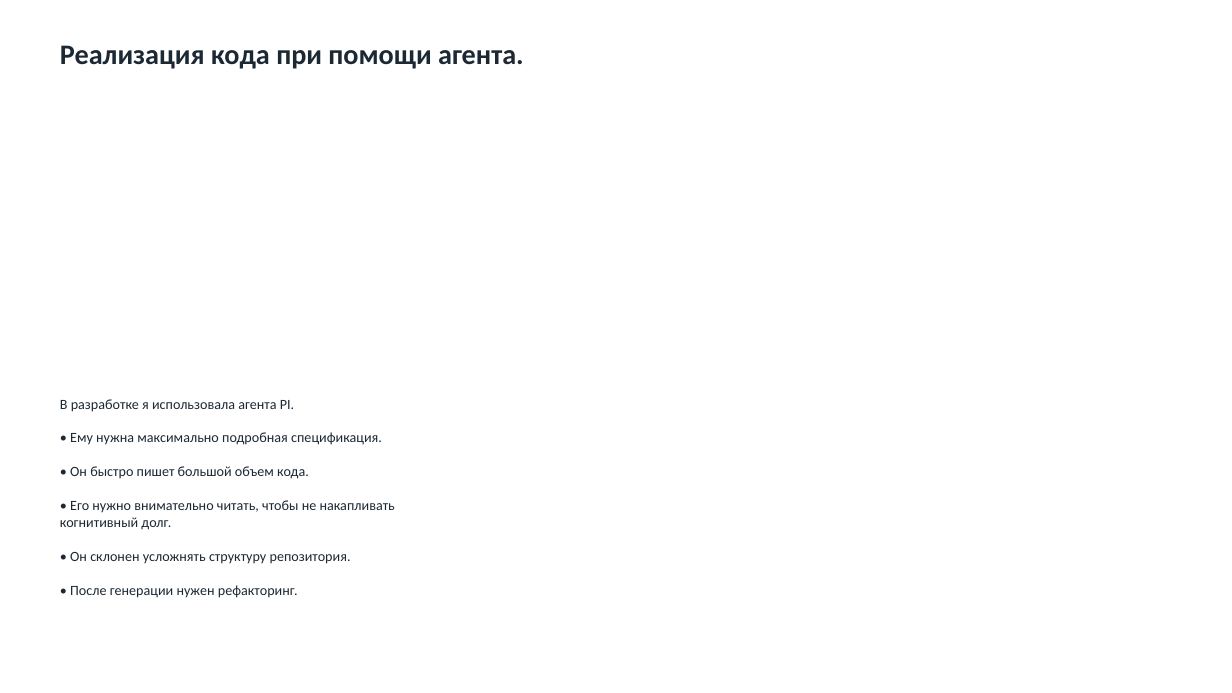
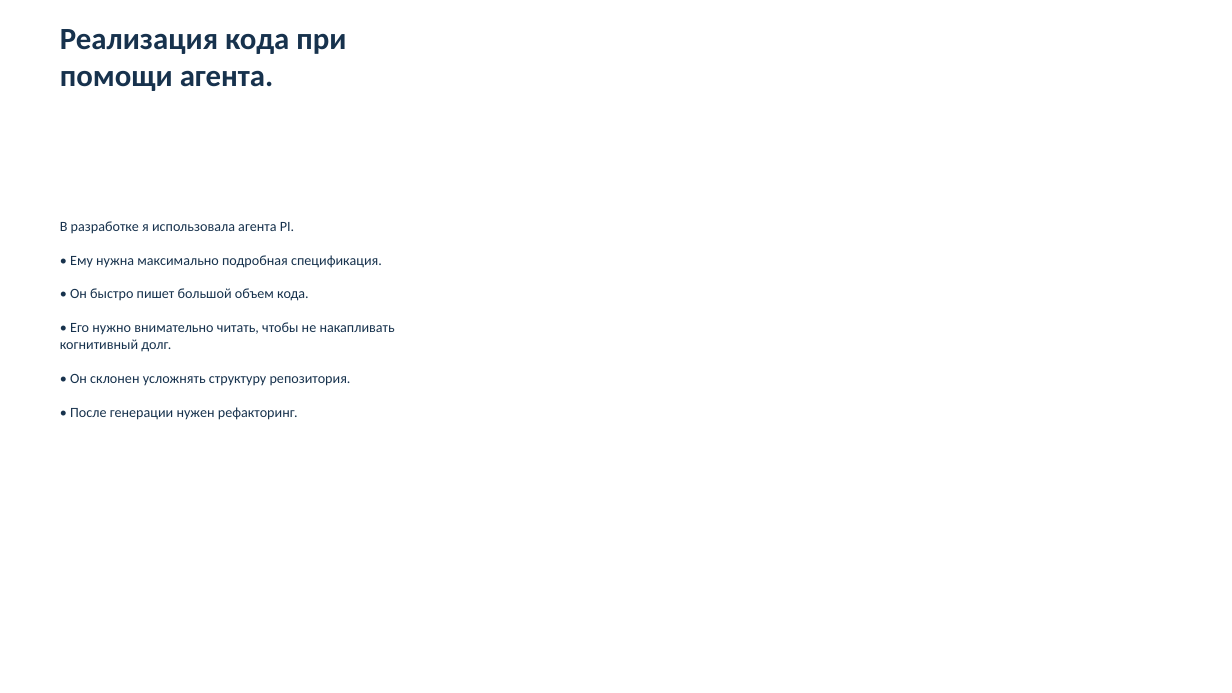
Before and after one commit to 11111000000/bukivedenie, a slide deck: slide 7 of site/preza.pptx. Drawn at 1232x693 pixels with LibreOffice and Linux fonts; fonts in the diff are those of the drawing. Boxes give left, top, right and bottom in pixels: in the first picture for what was removed or moved away, otherwise in the second. Text is boxed around its words. In the diff, an @@ line names an element or a change of style, - is before the commit and + after.

```diff
--- a/site/preza.pptx
+++ b/site/preza.pptx
@@ text "Реализация кода при помощи агента." at (60,29,346,91): size 22 to 24 pt, text colour #1C2833 to #17324D @@
@@ text "В разработке я использовала агента ...": place and size @@
-text "В разработке я использовала агента ..." at (60,399,395,598)
+text "В разработке я использовала агента ..." at (60,221,395,420)
@@ text "В разработке я использовала агента ..." at (60,221,395,420): text colour #1C2833 to #17324D @@
```
Also in this commit, not shown: 8 other slides changed, 14 other files.
